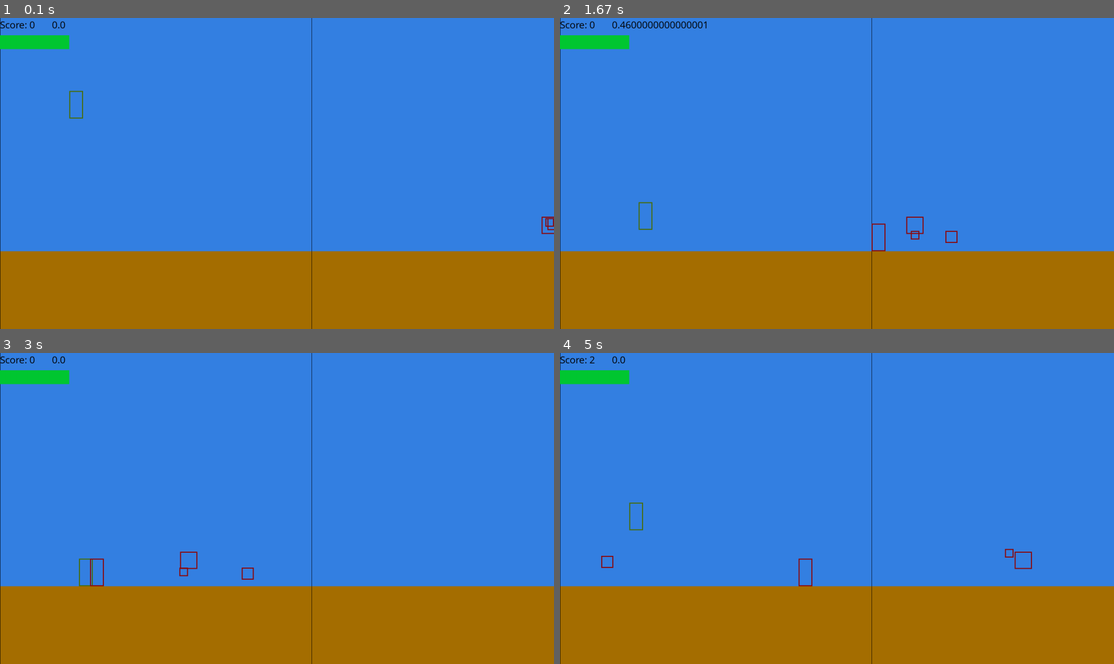
Above: before the commit, frames 1-4 (two rows, left to right).
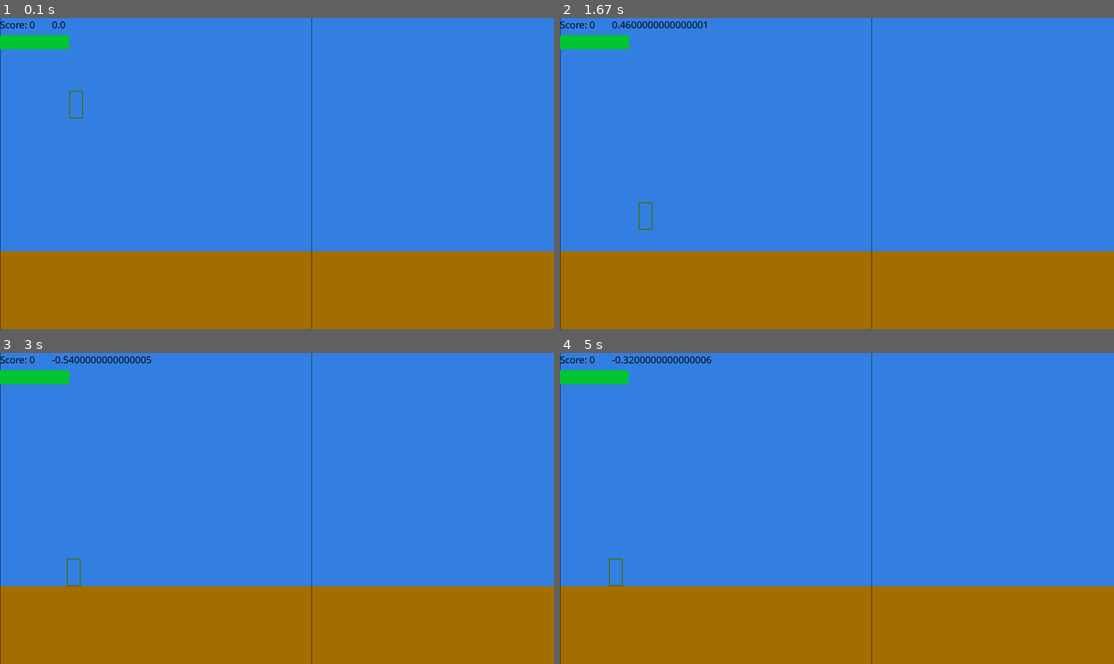
Above: after the commit, the same moments.

Repository: D3t3rm1nat1on/OurGame_PyGame
Game: pygame game, started from src/main.py
The game is run twice, just before and just after one commit, with the same random seed, the same clock (stepped at 60 frames per second) and the same inputs.
Inputs:
- Up to frame 1 (0.1 s): no input
- Up to frame 2 (1.67 s): hold Right 0.33-0.8 s; hold Up 0.83-1.13 s; hold Right 1.17-1.63 s
- Up to frame 3 (3 s): hold Left 1.67-2.2 s; hold Down 2.23-2.53 s; hold Left 2.57-2.97 s
- Up to frame 4 (5 s): hold Up 3-3.37 s; hold Right 3.4-4.03 s; hold Down 4.07-4.43 s; hold Left 4.47-4.93 s; hold Right from 4.97 s (still down)

The runs differ from the first frame. In frame 1, less than 0.1% of the frame differs, in the area x 97-100%, y 63-70%; in frame 2, 0.2%; in frame 3, 0.5%; in frame 4, 0.6%, in the area x 5-86%, y 0-76%.

Commit message:
movement fixes

Diff:
--- a/src/command/CrouchCommand.py
+++ b/src/command/CrouchCommand.py
@@ -20,6 +20,6 @@
 
         if self.on_ground(self.state, self.unit):
             if self.unit.speed.x > 0:
-                self.unit.speed.x -= .01
+                self.unit.speed.x -= .015
             else:
-                self.unit.speed.x -= .02
+                self.unit.speed.x -= .04
--- a/src/command/MovePlayerCommand.py
+++ b/src/command/MovePlayerCommand.py
@@ -14,13 +14,18 @@
         if player.rect_collision.right >= self.state.border_right:
             player.position.x = self.state.border_right - self.unit.rect_collision.size[0]
 
-        # замедляется без спринта (или в подкате/присяди)
-        if (not player.is_sprinting or player.is_crouching) and self.on_ground(self.state, player):
+        # замедляется без спринта (в подкате и дивижении назад не спринтует)
+        if (not player.is_sprinting or player.is_crouching or player.is_slowing) and self.on_ground(self.state, player):
             if player.speed.x > .09:
                 player.speed.x -= .09
-            elif player.speed.x < -.09:
+            elif player.speed.x > 0:
+                player.speed.x = 0
+
+        # ускоряется до *нулевой* скосрости
+        if not (player.is_crouching or player.is_slowing) and self.on_ground(self.state, player):
+            if player.speed.x < -.09:
                 player.speed.x += .09
-            else:
+            elif player.speed.x < 0:
                 player.speed.x = 0
 
         # регенерация стамины
--- a/src/main.py
+++ b/src/main.py
@@ -41,7 +41,7 @@
                                    speed=Vector2(-5, 0),
                                    full_size=Vector2(35, 35), affected_by_gravity=False)
         self.state.enemies.append(bomb)
-        #self.state.enemies.clear()
+        self.state.enemies.clear()
         self.commands = []
 
     def process_input(self):
--- a/src/results.txt
+++ b/src/results.txt
@@ -1,10 +1,10 @@
-16 16 26.10.2020
-1 2 26.10.2020
-2 1 26.10.2020
-3 1 26.10.2020
-4 2 26.10.2020
-5 1 26.10.2020
-6 2 26.10.2020
-7 1 26.10.2020
-8 1 26.10.2020
-9 2 26.10.2020
+38 66 28.10.2020
+1 4 31.10.2020
+2 0 31.10.2020
+3 3 31.10.2020
+4 2 31.10.2020
+5 3 31.10.2020
+6 0 31.10.2020
+7 1 31.10.2020
+8 3 31.10.2020
+9 1 31.10.2020
